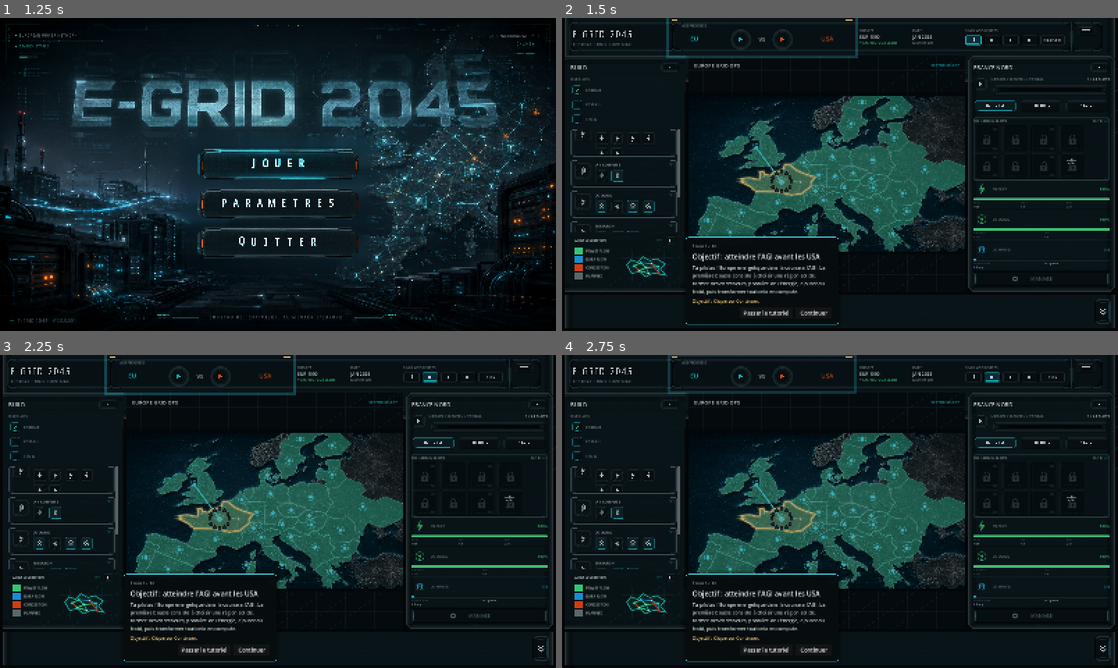
Above: before the commit, frames 1-4 (two rows, left to right).
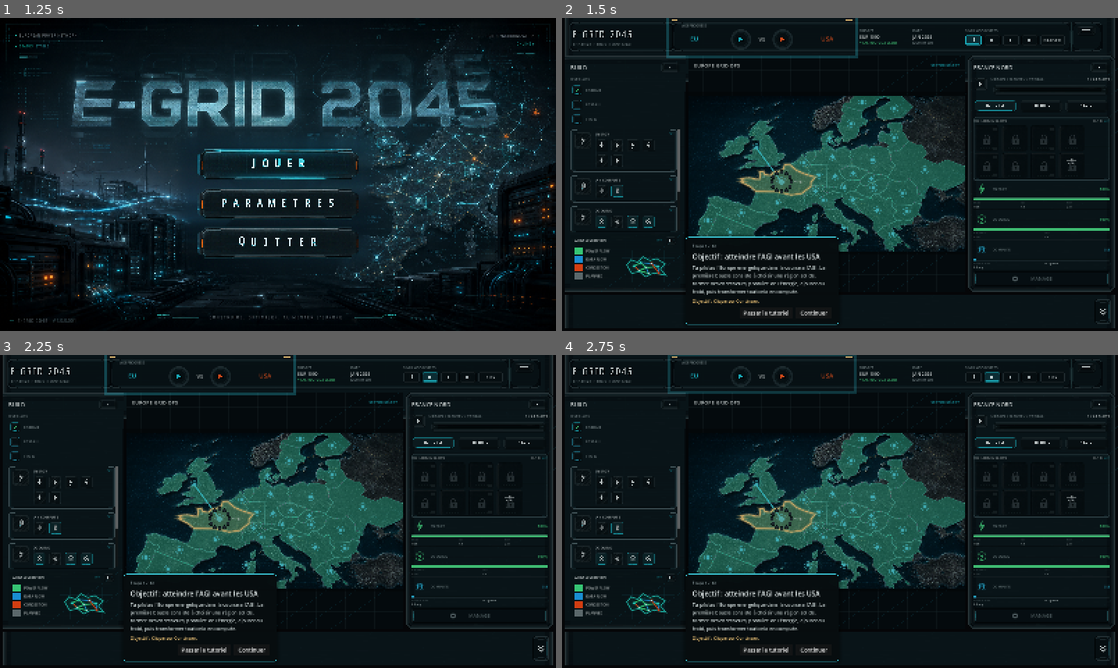
Above: after the commit, the same moments.

Repository: Exifs/Hackaton-Engie-E-Grid-2045
Game: Godot game, scene res://scenes/main_menu.tscn
Same seed, same stepped clock (60 frames per second), same inputs: the game is played once before the commit and once after it.
Inputs (mouse positions are in pixels of both pictures, inside the frame that each line leads up to):
- Up to frame 1 (1.25 s): tap Enter (menu_accept) at 0.5 s; move the mouse to (400, 158) at 0.52 s; hold Right (ui_right) from 0.53 s (still down); tap 2 (game_speed_fast) at 0.6 s; click (400, 158) at 0.67 s
- Up to frame 2 (1.5 s): release Right (ui_right) at 1.25 s; click (840, 165) at 1.25 s
- Up to frame 3 (2.25 s): click (428, 376) at 2 s
- Up to frame 4 (2.75 s): no input

Frame 1 is identical in both runs. In frame 2, 1.1% of the frame differs, in the area x 1-22%, y 36-69%; in frame 3, 1.1%; in frame 4, 1.1%.

Commit message:
Stabilize build palette layout

Diff:
--- a/e-grid-2045/scripts/test/e_grid_tutorial_smoke_test.gd
+++ b/e-grid-2045/scripts/test/e_grid_tutorial_smoke_test.gd
@@ -15,6 +15,14 @@
 	"build_menu.datacenter_button",
 	"build_menu.ai_research_center_button",
 ]
+const BUILD_CATEGORY_PATHS := {
+	"energy": "ContentMargin/PaletteStack/CategoriesScroll/CategoriesStack/EnergyCategory",
+	"compute": "ContentMargin/PaletteStack/CategoriesScroll/CategoriesStack/DatacentersCategory",
+	"cooling": "ContentMargin/PaletteStack/CategoriesScroll/CategoriesStack/CoolingCategory",
+	"research": "ContentMargin/PaletteStack/CategoriesScroll/CategoriesStack/ResearchCategory",
+	"grid": "ContentMargin/PaletteStack/CategoriesScroll/CategoriesStack/GridNetworkCategory",
+}
+const SLOTS_GRID_PATH := "ContentMargin/CategoryRow/ToolsStack/SlotsGrid"
 
 var _failures: Array[String] = []
 
@@ -192,15 +200,19 @@
 		_failures.append("Unable to load building data for palette target smoke test")
 		return
 
-	var palette := BUILD_PALETTE_SCENE.instantiate()
+	var palette := BUILD_PALETTE_SCENE.instantiate() as Control
 	if palette == null:
 		_failures.append("Unable to instantiate build palette scene")
 		return
 
+	palette.custom_minimum_size = Vector2(348.0, 720.0)
+	palette.size = Vector2(348.0, 720.0)
 	root.add_child(palette)
 	await process_frame
 	palette.call("set_build_context", buildings, {})
 	await process_frame
+	await process_frame
+	_validate_build_palette_layout(palette, buildings)
 	var emitted_heatmaps: Array[String] = []
 	if palette.has_signal("heatmap_mode_requested"):
 		palette.connect("heatmap_mode_requested", func(mode: String) -> void:
@@ -220,6 +232,89 @@
 	root.remove_child(palette)
 	palette.free()
 	await process_frame
+
+
+func _validate_build_palette_layout(palette: Control, buildings: Dictionary) -> void:
+	var expected_counts := _building_counts_by_category(buildings)
+
+	for category_id in BUILD_CATEGORY_PATHS.keys():
+		var category := palette.get_node_or_null(BUILD_CATEGORY_PATHS[category_id]) as Control
+		if category == null:
+			_failures.append("Build palette category missing: %s" % category_id)
+			continue
+
+		_validate_category_slot_layout(category_id, category, int(expected_counts.get(category_id, 0)))
+
+
+func _building_counts_by_category(buildings: Dictionary) -> Dictionary:
+	var counts := {}
+	for building_id in buildings.keys():
+		var definition: Dictionary = buildings[building_id]
+		var category := str(definition.get("category", "grid"))
+		if category == "storage":
+			category = "grid"
+		if not BUILD_CATEGORY_PATHS.has(category):
+			category = "grid"
+		counts[category] = int(counts.get(category, 0)) + 1
+	return counts
+
+
+func _validate_category_slot_layout(category_id: String, category: Control, expected_count: int) -> void:
+	var slots_grid := category.get_node_or_null(SLOTS_GRID_PATH) as GridContainer
+	if slots_grid == null:
+		_failures.append("Build category has no slots grid: %s" % category_id)
+		return
+
+	var visible_buttons: Array[Control] = []
+	for child in slots_grid.get_children():
+		var button := child as BaseButton
+		if button != null and button.visible:
+			visible_buttons.append(button)
+
+	if visible_buttons.size() != expected_count:
+		_failures.append("Build category %s visible slot count mismatch: expected %d, got %d" % [category_id, expected_count, visible_buttons.size()])
+
+	if category_id == "energy" and visible_buttons.size() != 6:
+		_failures.append("Energy build category must show 6 creation buttons with current data, got %d" % visible_buttons.size())
+
+	if category.size.x <= 0.0 or category.size.y <= 0.0:
+		_failures.append("Build category has non-positive size: %s" % category_id)
+		return
+
+	var category_rect := category.get_global_rect().grow(0.5)
+	for index in range(visible_buttons.size()):
+		var button := visible_buttons[index]
+		var button_rect := button.get_global_rect()
+		if button_rect.size.x <= 0.0 or button_rect.size.y <= 0.0:
+			_failures.append("Build category %s slot %d has non-positive size" % [category_id, index])
+			continue
+
+		if not _rect_contains(category_rect, button_rect):
+			_failures.append("Build category %s slot %d exceeds category bounds" % [category_id, index])
+
+		for other_index in range(index + 1, visible_buttons.size()):
+			var other_rect := visible_buttons[other_index].get_global_rect()
+			if _rects_overlap(button_rect, other_rect):
+				_failures.append("Build category %s slots %d and %d overlap" % [category_id, index, other_index])
+
+
+func _rect_contains(outer: Rect2, inner: Rect2) -> bool:
+	return (
+		inner.position.x >= outer.position.x
+		and inner.position.y >= outer.position.y
+		and inner.end.x <= outer.end.x
+		and inner.end.y <= outer.end.y
+	)
+
+
+func _rects_overlap(a: Rect2, b: Rect2) -> bool:
+	var epsilon := 0.5
+	return (
+		a.position.x < b.end.x - epsilon
+		and a.end.x > b.position.x + epsilon
+		and a.position.y < b.end.y - epsilon
+		and a.end.y > b.position.y + epsilon
+	)
 
 
 func _validate_cooling_overlay_target(target: Variant, emitted_heatmaps: Array[String]) -> void:
--- a/e-grid-2045/scripts/ui/game/e_grid_build_category.gd
+++ b/e-grid-2045/scripts/ui/game/e_grid_build_category.gd
@@ -5,8 +5,13 @@
 
 const ICON_BUTTON_SCENE := preload("res://scenes/ui/components/e_grid_icon_button.tscn")
 const PRIMARY_BUTTON_PATH := ^"ContentMargin/CategoryRow/PrimaryButton"
+const CONTENT_MARGIN_PATH := ^"ContentMargin"
+const TOOLS_STACK_PATH := ^"ContentMargin/CategoryRow/ToolsStack"
+const HEADER_PATH := ^"ContentMargin/CategoryRow/ToolsStack/Header"
 const TITLE_LABEL_PATH := ^"ContentMargin/CategoryRow/ToolsStack/Header/TitleLabel"
 const SLOTS_GRID_PATH := ^"ContentMargin/CategoryRow/ToolsStack/SlotsGrid"
+const BASE_MINIMUM_HEIGHT := 82.0
+const HEIGHT_RESERVE := 6.0
 const BUTTON_FAMILY_SELECTED_STATE := {
 	"energy": "energy_selected",
 	"datacenter": "datacenter_selected",
@@ -80,6 +85,7 @@
 	set(value):
 		primary_button_size = value
 		_request_primary_sync()
+		_request_slots_sync()
 
 var _sync_suspended := false
 
@@ -153,6 +159,7 @@
 
 	slots_grid.columns = columns
 	_ensure_slot_count(slots_grid)
+	_sync_minimum_height(slots_grid)
 
 	for index in range(slots_grid.get_child_count()):
 		var button := slots_grid.get_child(index) as BaseButton
@@ -161,6 +168,7 @@
 
 		var has_tool := index < tool_labels.size()
 		var label := str(tool_labels[index]) if has_tool else ""
+		_set_property_if_available(button, "fit_to_source_size", false)
 		button.visible = has_tool
 		button.name = "Slot%d" % (index + 1)
 		button.tooltip_text = _tooltip_for_index(index, label) if has_tool else ""
@@ -189,7 +197,45 @@
 			return
 
 		button.name = "Slot%d" % (slots_grid.get_child_count() + 1)
+		_set_property_if_available(button, "fit_to_source_size", false)
 		slots_grid.add_child(button)
+		_set_property_if_available(button, "fit_to_source_size", false)
+
+
+func _sync_minimum_height(slots_grid: GridContainer) -> void:
+	var rows := maxi(1, int(ceilf(float(maxi(tool_labels.size(), 1)) / float(maxi(columns, 1)))))
+	var grid_height := float(rows) * slot_min_size.y + float(maxi(rows - 1, 0)) * _grid_vertical_separation(slots_grid)
+	var tools_height := _header_minimum_height() + _tools_stack_separation() + grid_height
+	var row_height := maxf(primary_button_size.y, tools_height)
+	var next_height := _content_vertical_margins() + row_height + HEIGHT_RESERVE
+	custom_minimum_size = Vector2(custom_minimum_size.x, maxf(BASE_MINIMUM_HEIGHT, ceilf(next_height)))
+
+
+func _grid_vertical_separation(slots_grid: GridContainer) -> float:
+	if slots_grid == null:
+		return 0.0
+	return float(slots_grid.get_theme_constant("v_separation"))
+
+
+func _tools_stack_separation() -> float:
+	var tools_stack := get_node_or_null(TOOLS_STACK_PATH) as VBoxContainer
+	if tools_stack == null:
+		return 0.0
+	return float(tools_stack.get_theme_constant("separation"))
+
+
+func _header_minimum_height() -> float:
+	var header := get_node_or_null(HEADER_PATH) as Control
+	if header == null:
+		return 0.0
+	return maxf(header.custom_minimum_size.y, header.get_combined_minimum_size().y)
+
+
+func _content_vertical_margins() -> float:
+	var margin := get_node_or_null(CONTENT_MARGIN_PATH) as MarginContainer
+	if margin == null:
+		return 0.0
+	return float(margin.get_theme_constant("margin_top") + margin.get_theme_constant("margin_bottom"))
 
 
 func _sync_primary_button() -> void:
